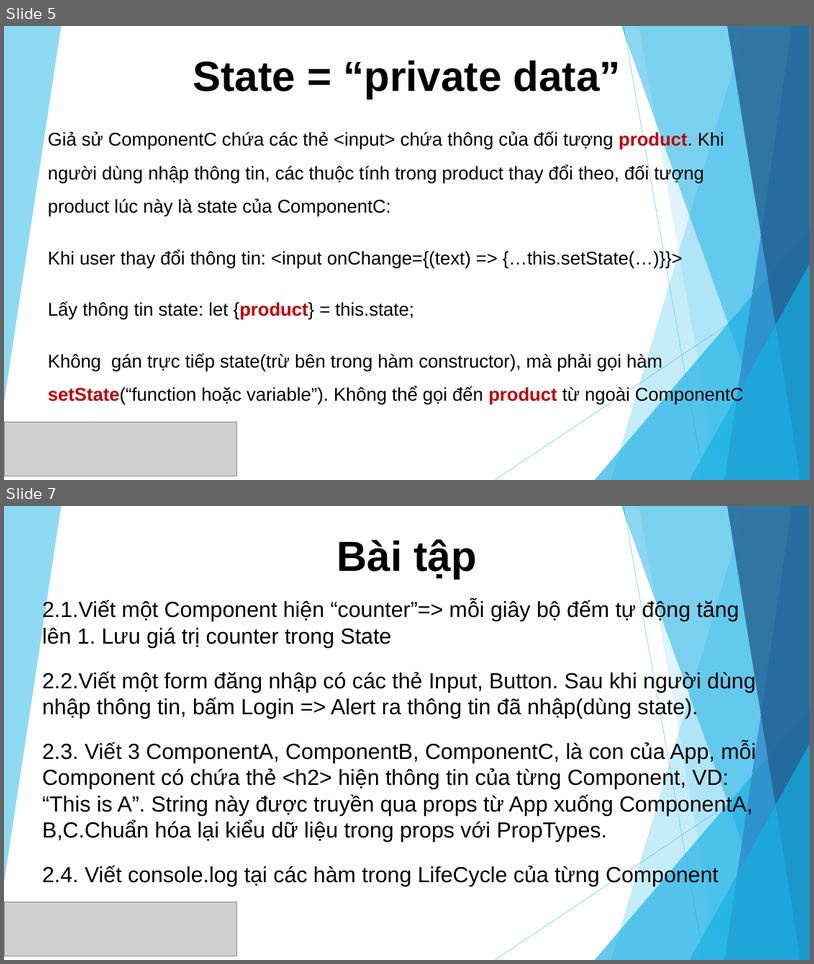
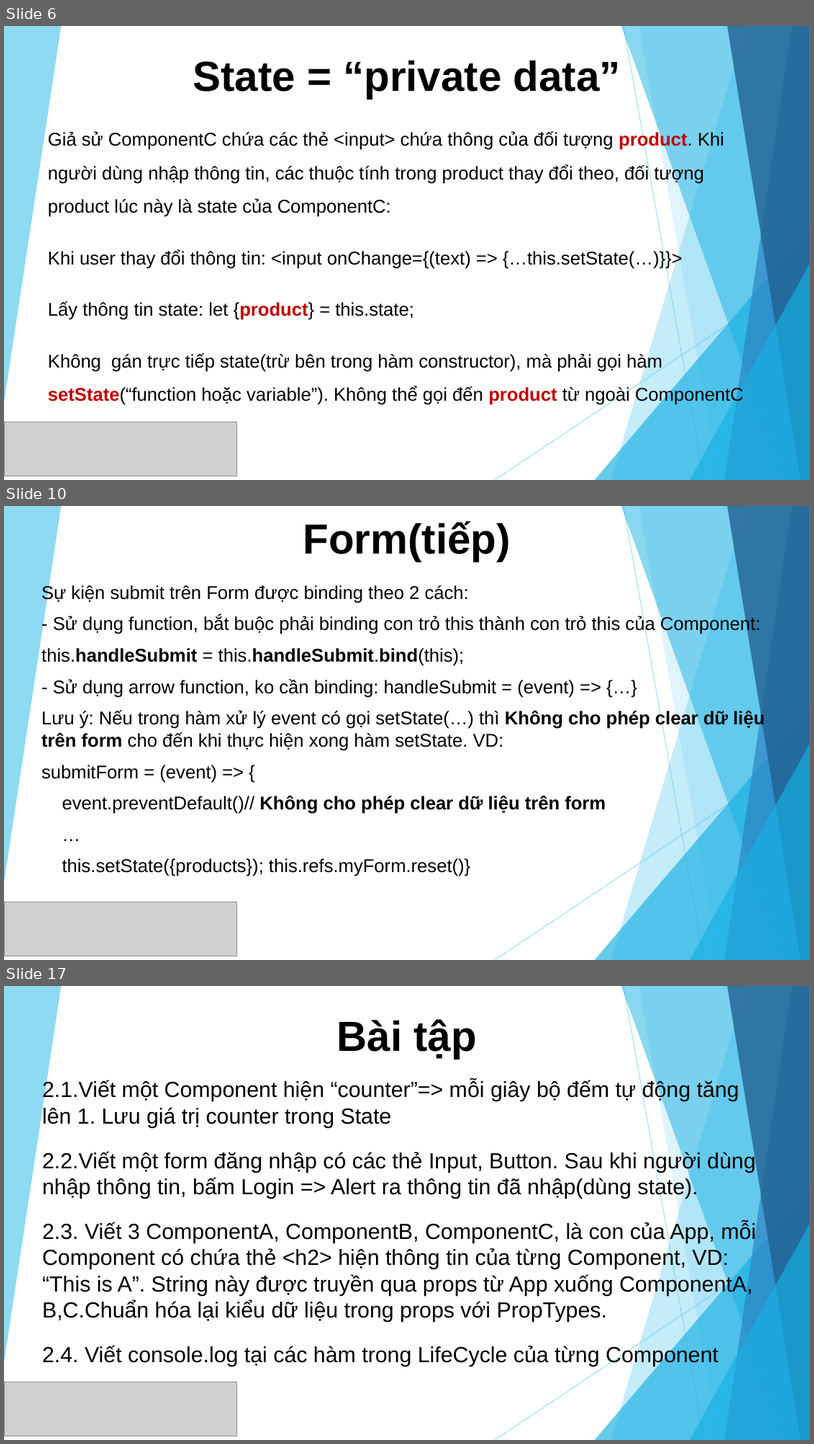
Before and after one commit to sunlight3d/CecomtechReactJST03-2019, a slide deck: Phần 2-Component.pptx. Shown one above the other, each under a label of ours: slides 5 and 7 before the commit, slides 6, 10 and 17 after it; the slides between them are not shown. The pictures are 814x964 and 814x1444 pixels, drawn with LibreOffice and Linux fonts; fonts in the diff are those of the drawing; grey boxes stand for pictures. Boxes give left, top, right and bottom in pixels: in the first picture for what was removed or moved away, otherwise in the second. Text is boxed around its words. In the diff, an @@ line names an element or a change of style, - is before the commit and + after.

```diff
--- a/Phần 2-Component.pptx
+++ b/Phần 2-Component.pptx
@@ slide 10 added at (4,506,810,960), background #FFFFFF; not listed: 10 template elements that a slide beside it also shows @@
@@ title added at (304,521,511,561), 50 pt, text #000000, bold @@
+Form(tiếp)
@@ subtitle added at (41,584,765,876), 22 pt, text #000000 @@
+Sự kiện submit trên Form được binding theo 2 cách:
+- Sử dụng function, bắt buộc phải binding con trỏ this thành con trỏ this của Component:
+this.handleSubmit = this.handleSubmit.bind(this);
+- Sử dụng arrow function, ko cần binding: handleSubmit = (event) => {…}
+Lưu ý: Nếu trong hàm xử lý event có gọi setState(…) thì Không cho phép clear dữ liệu trên form cho đến khi thực hiện xong hàm setState. VD:
+submitForm = (event) => {
+event.preventDefault()// Không cho phép clear dữ liệu trên form
+…
+this.setState({products}); this.refs.myForm.reset()}
@@ picture added at (4,901,237,955) @@
@@ what was slide 5 is now slide 6 @@
@@ what was slide 7 is now slide 17 @@
```
Also in this commit, not shown: 4 slides changed, 9 other slides added.
